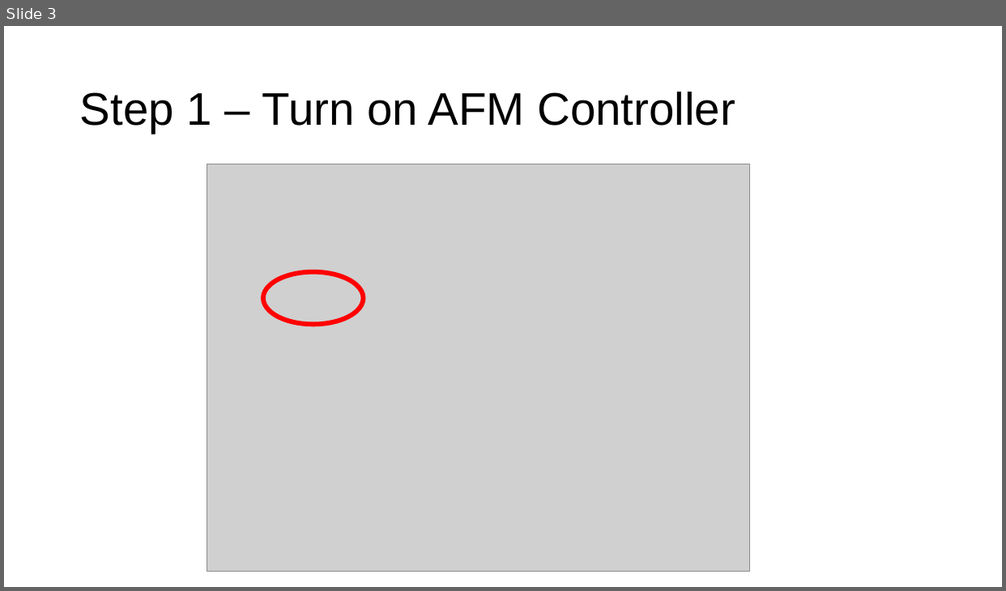
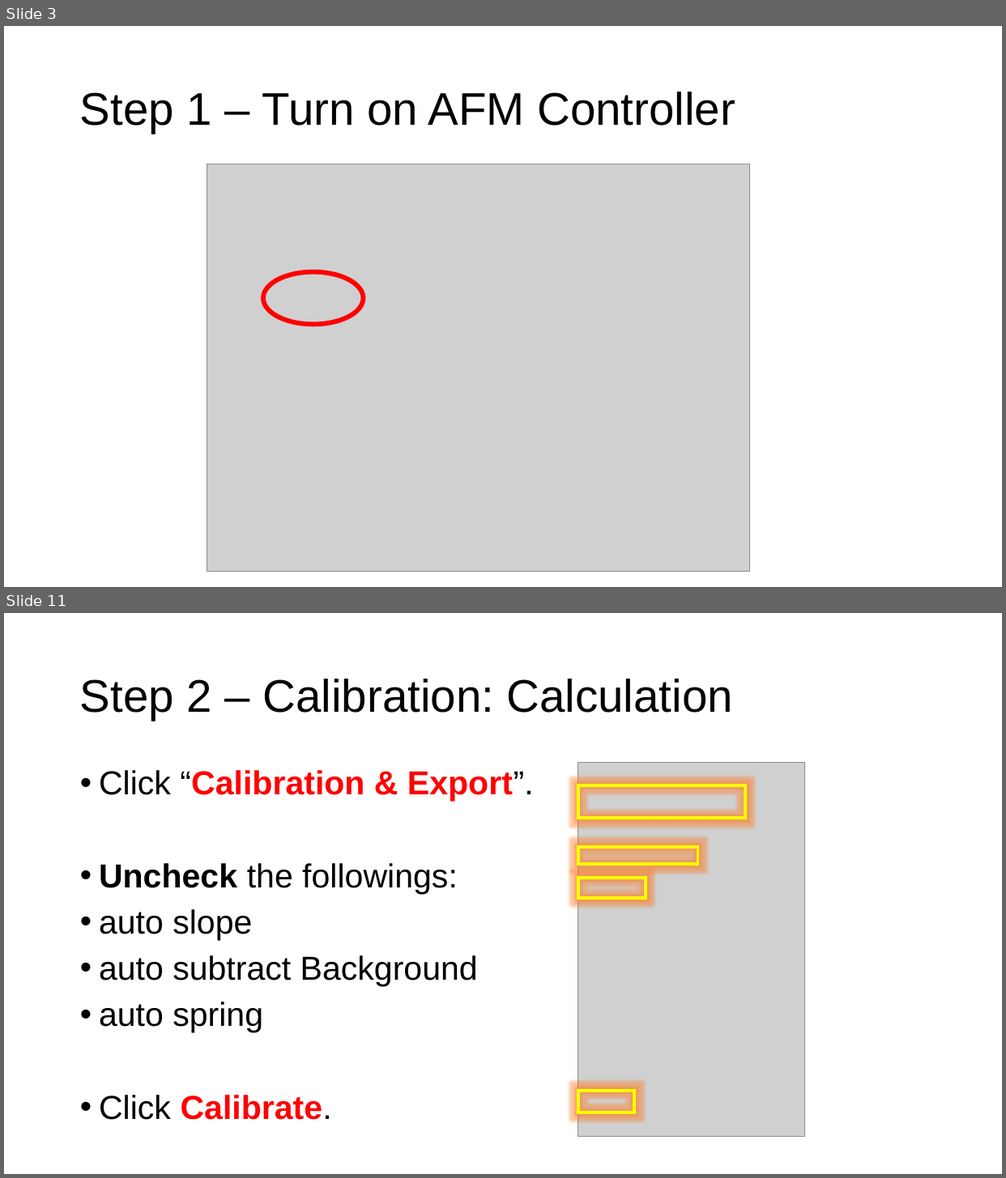
Before and after one commit to weizh888/DataAnalysisBioMechanicsLab, a slide deck: Manual - AFM (home-build).pptx. Shown one above the other, each under a label of ours: slide 3 before the commit, slides 3 and 11 after it; the slides between them are not shown. The pictures are 1006x591 and 1006x1178 pixels, drawn with LibreOffice and Linux fonts; fonts in the diff are those of the drawing; grey boxes stand for pictures. Boxes give left, top, right and bottom in pixels: in the first picture for what was removed or moved away, otherwise in the second. Text is boxed around its words. In the diff, an @@ line names an element or a change of style, - is before the commit and + after.

```diff
--- a/Manual - AFM (home-build).pptx
+++ b/Manual - AFM (home-build).pptx
@@ slide 11 added at [4, 613, 1002, 1174], background #FFFFFF @@
@@ title added at [80, 679, 733, 720], 44 pt, text #000000 @@
+Step 2 – Calibration: Calculation
@@ text added at [99, 770, 534, 1120], 32 pt, text #000000 @@
+• Click “Calibration & Export”.
+• Uncheck the followings:
+• auto slope
+• auto subtract Background
+• auto spring
+• Click Calibrate.
@@ picture added at [578, 763, 804, 1137] @@
@@ rectangle added at [578, 786, 745, 818], outline #FFFF00 3 pt @@
@@ rectangle added at [578, 846, 698, 864], outline #FFFF00 3 pt @@
@@ rectangle added at [578, 878, 646, 898], outline #FFFF00 3 pt @@
@@ rectangle added at [578, 1091, 634, 1113], outline #FFFF00 3 pt @@
```
Also in this commit, not shown: 4 slides changed, 10 other slides added.
